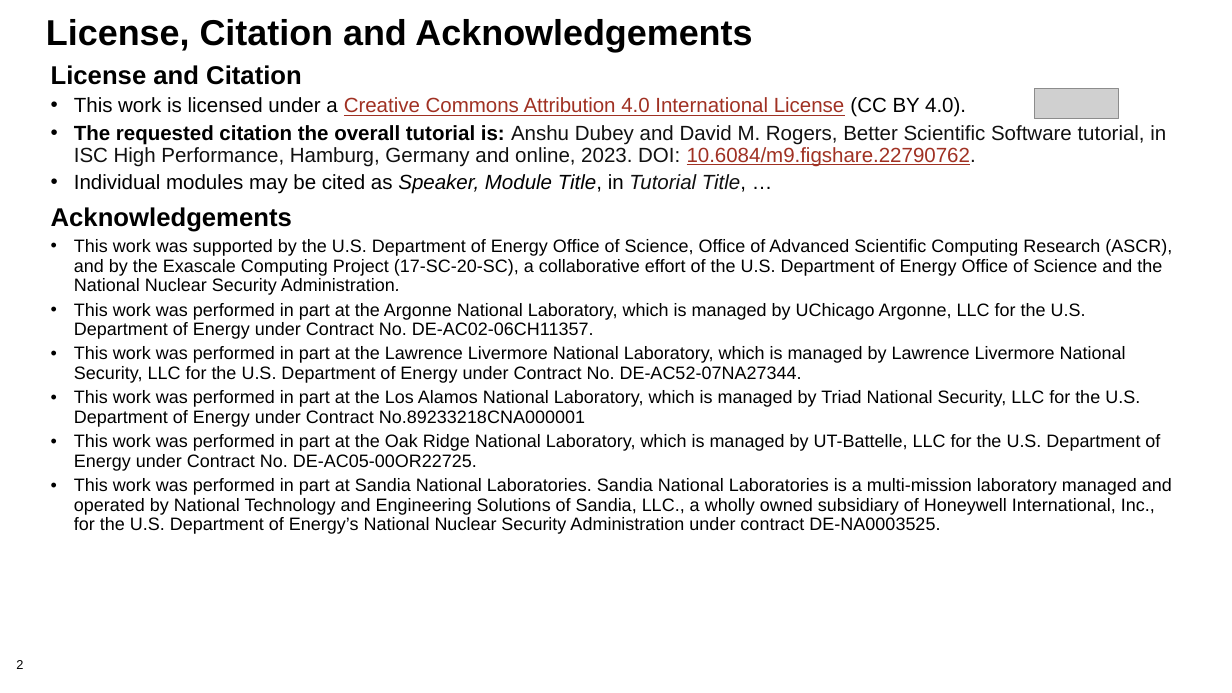
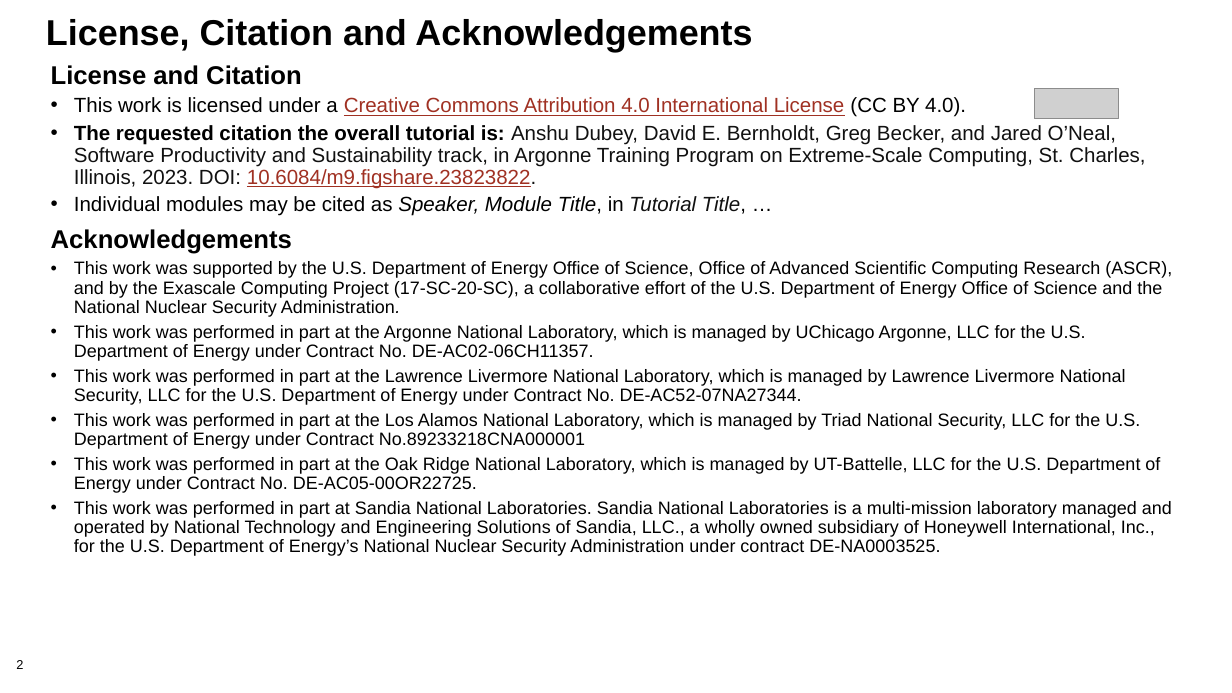
Before and after one commit to bssw-tutorial/presentations, a slide deck: slide 2 of lab-notebooks-a.pptx. Drawn at 1232x693 pixels with LibreOffice and Linux fonts; fonts in the diff are those of the drawing; grey boxes stand for pictures; background and template pictures are left out. Boxes give left, top, right and bottom in pixels: in the first picture for what was removed or moved away, otherwise in the second. Text is boxed around its words. In the diff, an @@ line names an element or a change of style, - is before the commit and + after.

```diff
--- a/lab-notebooks-a.pptx
+++ b/lab-notebooks-a.pptx
@@ text at (74, 125, 1145, 189): text changed @@
-• The requested citation the overall tutorial is: Anshu Dubey and David M. Rogers, Better Scientific Software tutorial, in ISC High Performance, Hamburg, Germany and online, 2023. DOI: 10.6084/m9.figshare.22790762.
+• The requested citation the overall tutorial is: Anshu Dubey, David E. Bernholdt, Greg Becker, and Jared O’Neal, Software Productivity and Sustainability track, in Argonne Training Program on Extreme-Scale Computing, St. Charles, Illinois, 2023. DOI: 10.6084/m9.figshare.23823822.
```
Also in this commit, not shown: 1 other slide changed, 7 other files.
